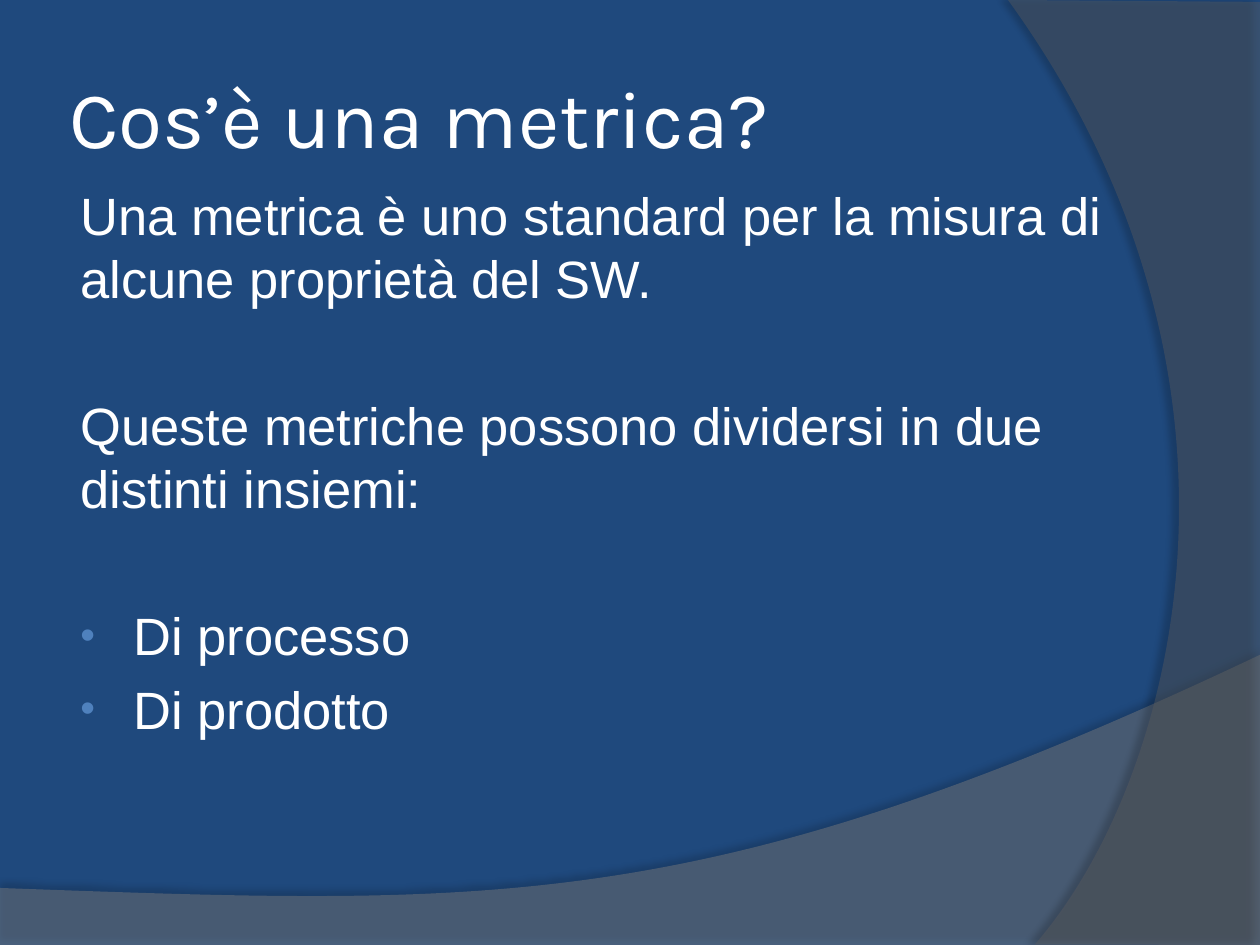
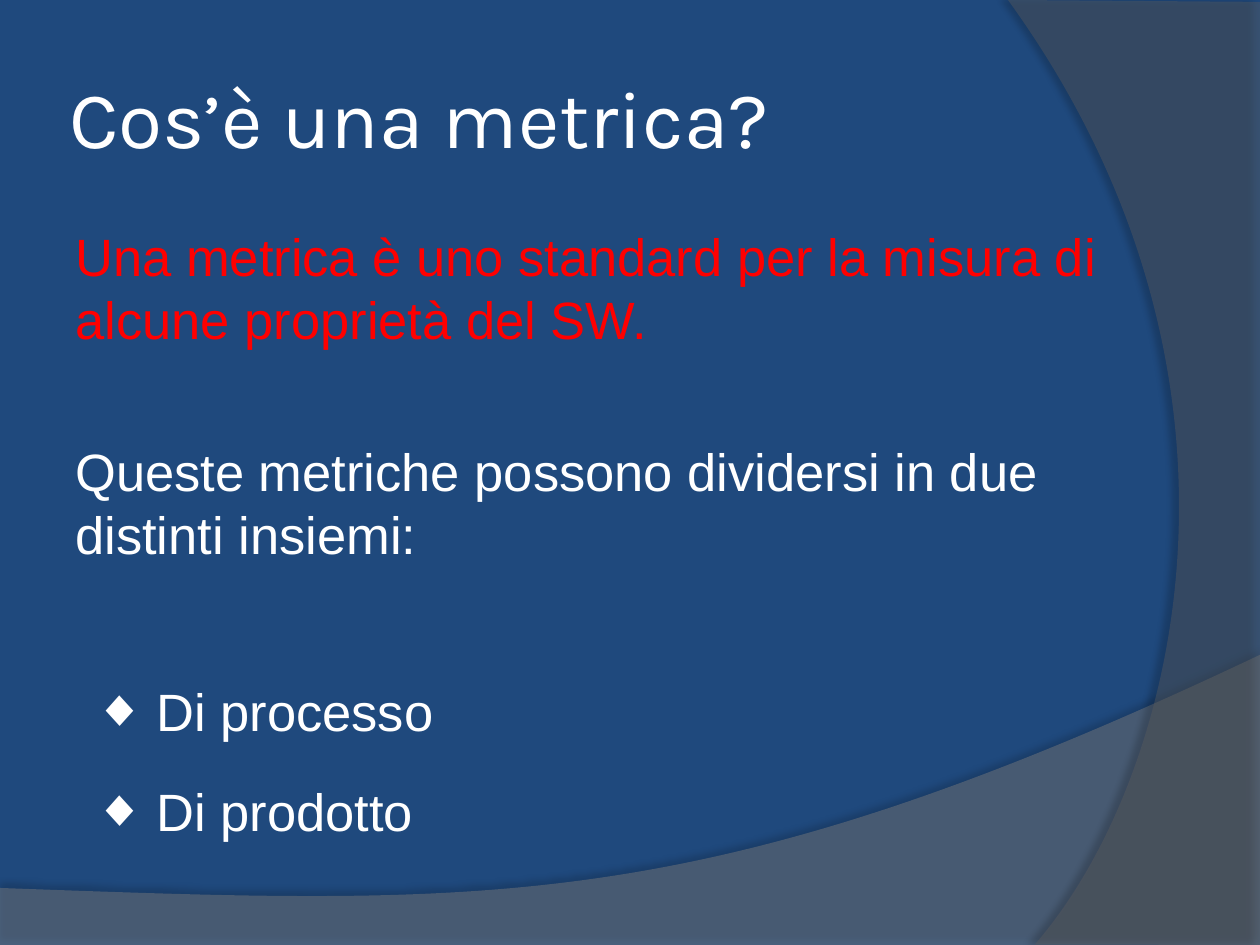
Before and after one commit to yan0z/ISW, a slide deck: slide 3 of Quesito 2 Team/1.ISW-Metrica.pptx. Drawn at 1260x945 pixels with LibreOffice and Linux fonts; fonts in the diff are those of the drawing. Boxes give left, top, right and bottom in pixels: in the first picture for what was removed or moved away, otherwise in the second. Text is boxed around its words. In the diff, an @@ line names an element or a change of style, - is before the commit and + after.

```diff
--- a/Quesito 2 Team/1.ISW-Metrica.pptx
+++ b/Quesito 2 Team/1.ISW-Metrica.pptx
@@ text removed at [80, 196, 1101, 740] @@
-Una metrica è uno standard per la misura di alcune proprietà del SW.
-Queste metriche possono dividersi in due distinti insiemi:
-• Di processo
-• Di prodotto
@@ text added at [75, 237, 1096, 350], 30 pt, text #FF0000 @@
+Una metrica è uno standard per la misura di alcune proprietà del SW.
@@ text added at [75, 453, 1038, 555], 30 pt, text #FFFFFF @@
+Queste metriche possono dividersi in due distinti insiemi:
@@ text added at [156, 693, 433, 742], 30 pt, text #FFFFFF @@
+◆ Di processo
@@ text added at [156, 793, 412, 842], 30 pt, text #FFFFFF @@
+◆ Di prodotto
```
Also in this commit, not shown: 4 other slides changed, 3 slides added, 8 other files.
